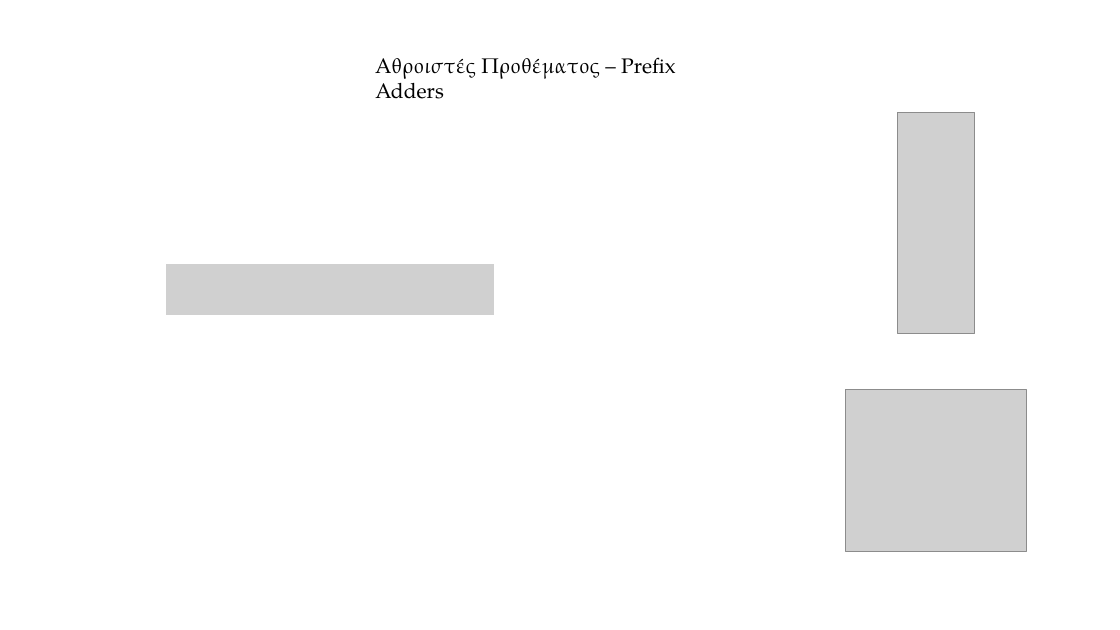
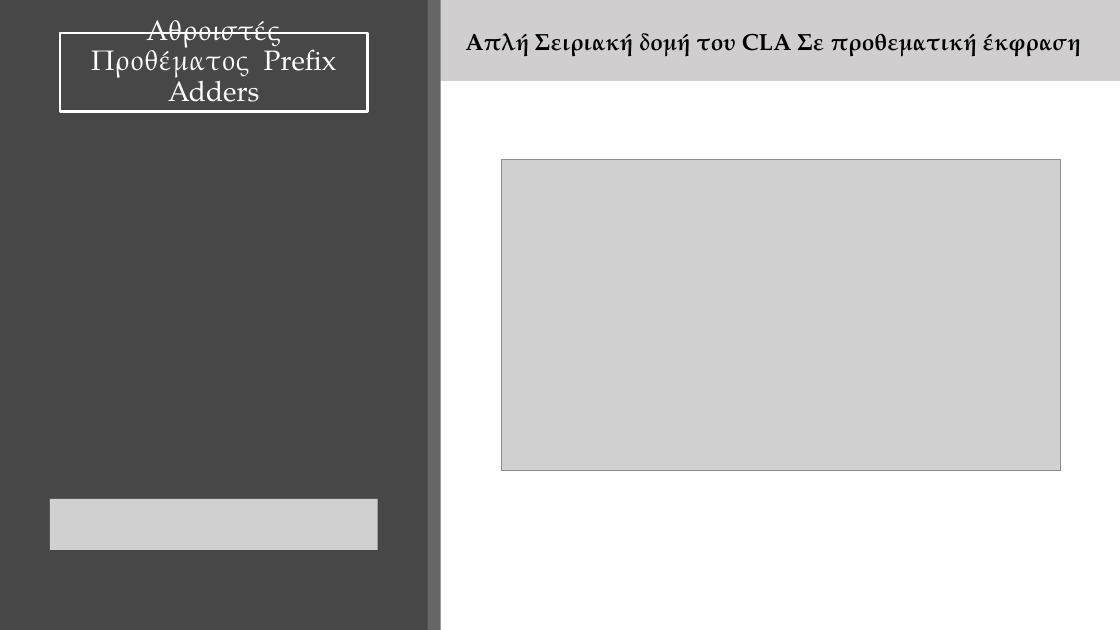
Before and after one commit to vassilas/THESIS_DOC, a slide deck: slide 6 of Presentation/Presentation.pptx. Drawn at 1120x630 pixels with LibreOffice and Linux fonts; fonts in the diff are those of the drawing; grey boxes stand for pictures. Boxes give left, top, right and bottom in pixels: in the first picture for what was removed or moved away, otherwise in the second. Text is boxed around its words. In the diff, an @@ line names an element or a change of style, - is before the commit and + after.

```diff
--- a/Presentation/Presentation.pptx
+++ b/Presentation/Presentation.pptx
@@ rectangle added at <box>0,0,441,630</box>, fill #000000 at 60% opacity @@
@@ rectangle added at <box>0,0,428,630</box>, fill #404040 at 80% opacity @@
@@ rectangle "Αθροιστές Προθέματος Prefix Adders": place and size @@
-rectangle "Αθροιστές Προθέματος Prefix Adders" at <box>375,57,676,99</box>
+rectangle "Αθροιστές Προθέματος Prefix Adders" at <box>60,33,367,111</box>
@@ rectangle "Αθροιστές Προθέματος Prefix Adders" at <box>60,33,367,111</box>: vertical alignment top to bottom; outline none to #FFFFFF 2.25 pt @@
@@ text in rectangle at <box>91,20,337,112</box>: text changed; size 18 to 24 pt; text colour #000000 to #FFFFFF @@
-Αθροιστές Προθέματος – Prefix Adders
+Αθροιστές Προθέματος Prefix Adders
@@ rectangle added at <box>441,0,1120,81</box>, fill #D0CECE @@
@@ text added at <box>466,33,1081,57</box>, 20 pt, text #000000, bold @@
+Απλή Σειριακή δομή του CLA Σε προθεματική έκφραση
@@ picture removed at <box>898,113,975,334</box> @@
@@ picture added at <box>502,159,1061,471</box> @@
@@ picture removed at <box>166,264,494,315</box> @@
@@ picture removed at <box>846,390,1028,551</box> @@
@@ picture added at <box>50,499,377,550</box> @@
```
Also in this commit, not shown: 2 other slides changed, 1 slide added.
